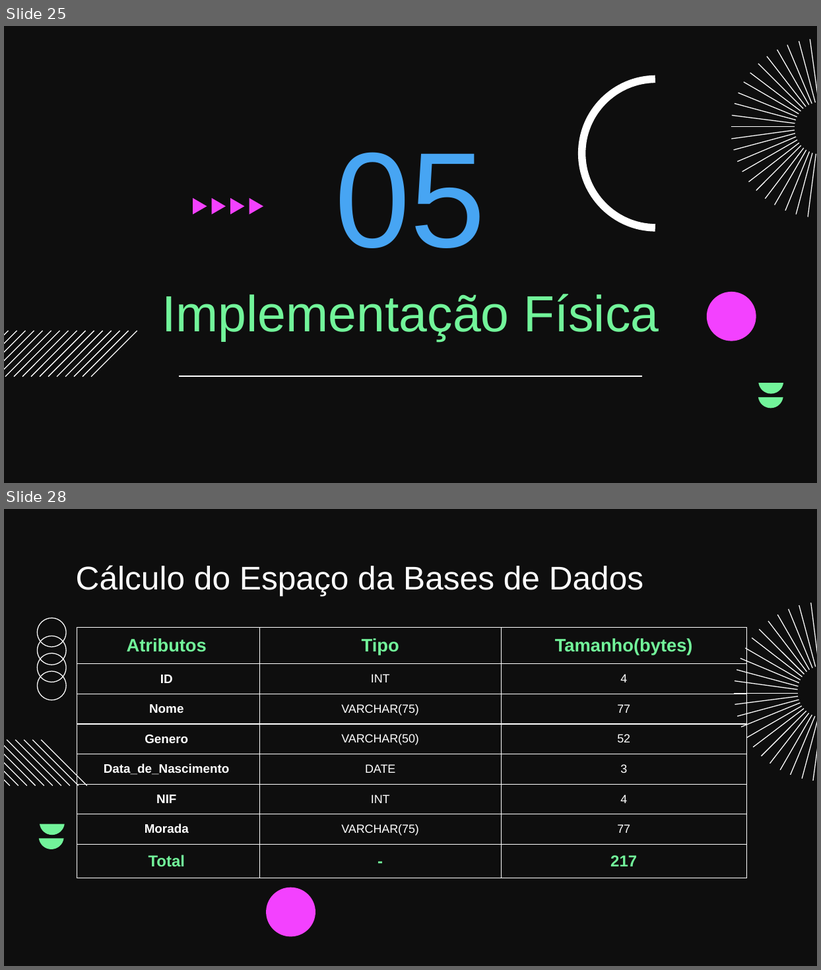
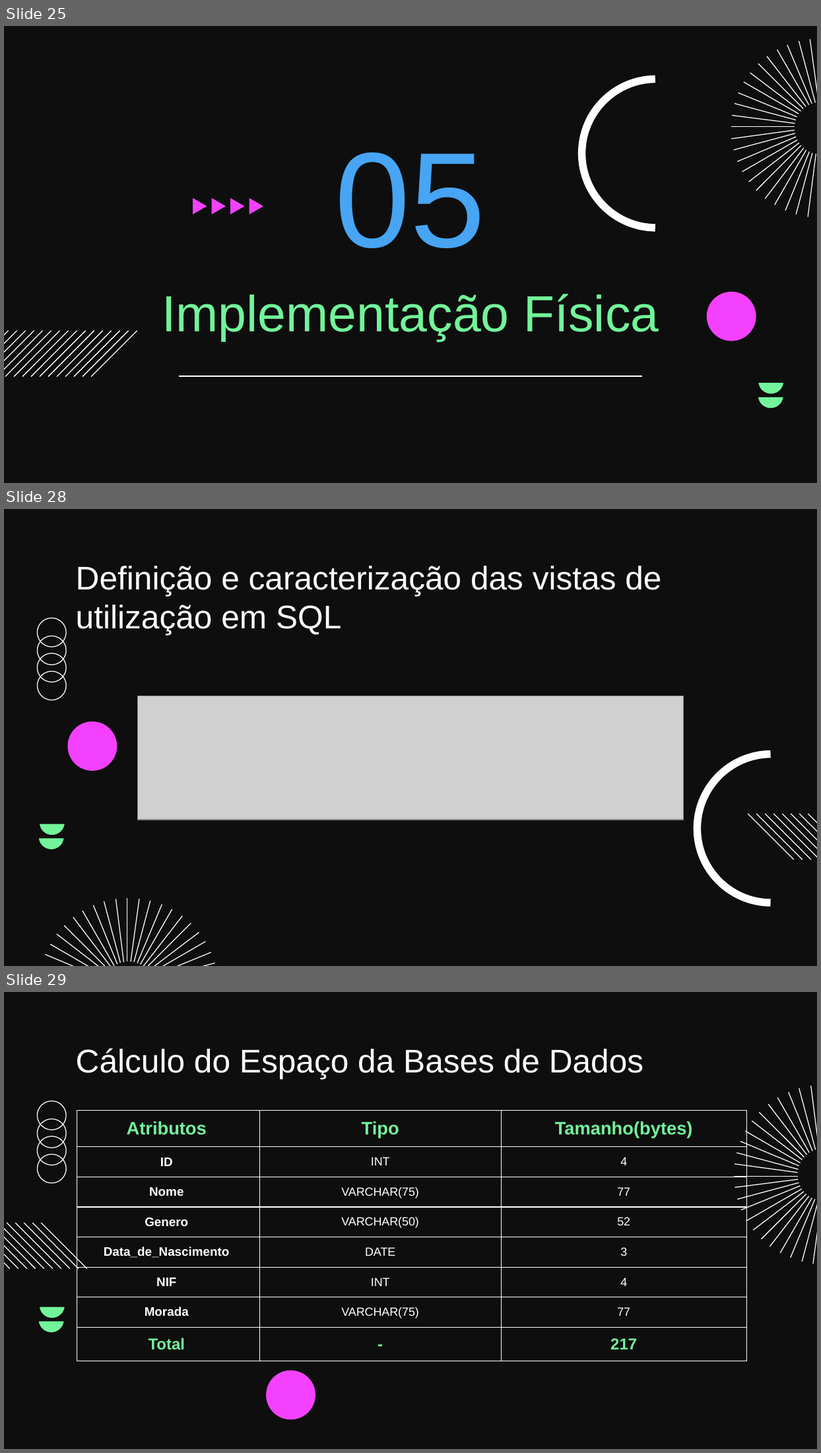
Before and after one commit to 178LaPata/BD_Project, a slide deck: Apresentacao.pptx. Shown one above the other, each under a label of ours: slides 25 and 28 before the commit, slides 25, 28 and 29 after it; the slides between them are not shown. The pictures are 821x970 and 821x1453 pixels, drawn with LibreOffice and Linux fonts; fonts in the diff are those of the drawing; grey boxes stand for pictures; background and template pictures are left out. Boxes give left, top, right and bottom in pixels: in the first picture for what was removed or moved away, otherwise in the second. Text is boxed around its words. In the diff, an @@ line names an element or a change of style, - is before the commit and + after.

```diff
--- a/Apresentacao.pptx
+++ b/Apresentacao.pptx
@@ slide 28 added at box(4, 509, 817, 966), background picture (left out); not listed: 6 template elements that a slide beside it also shows @@
@@ title added at box(76, 566, 661, 635), 29 pt, text #FFFFFF @@
+Definição e caracterização das vistas de utilização em SQL
@@ picture added at box(137, 696, 683, 820) @@
@@ freeform shape added at box(67, 722, 117, 772), fill #F341FF @@
@@ freeform shape added at box(698, 755, 771, 904), outline #FFFFFF 6.69 pt @@
@@ group added at box(748, 814, 817, 860): 8 freeform shapes @@
@@ group added at box(46, 898, 215, 966): 20 freeform shapes @@
@@ what was slide 28 is now slide 29 @@
```
Also in this commit, not shown: 13 slides changed, 1 slide removed.
